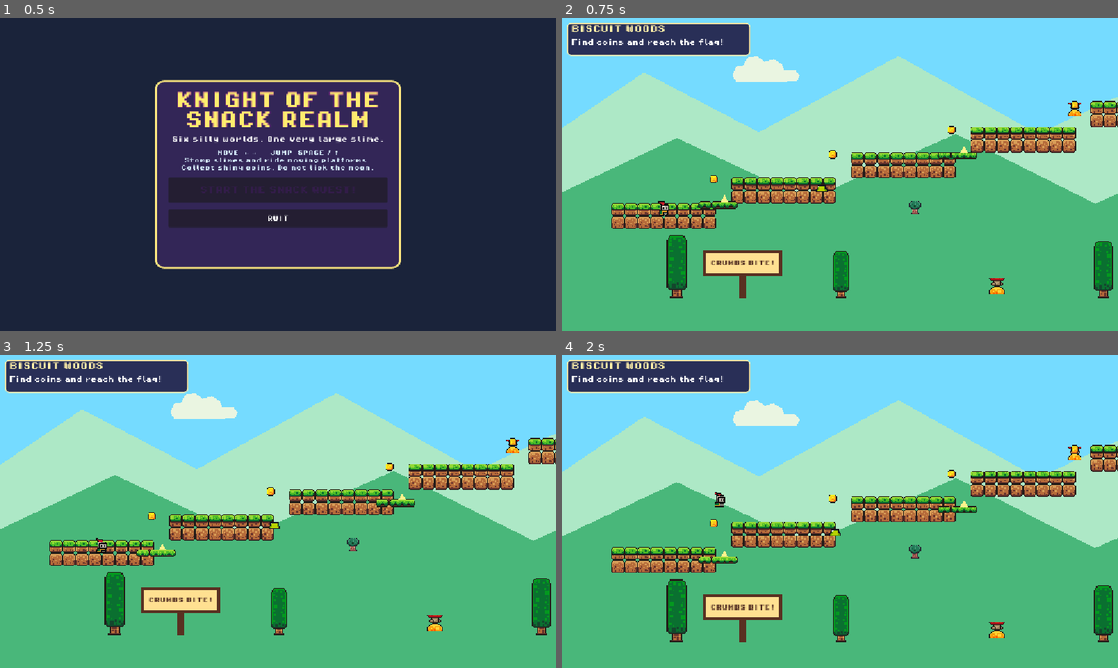
Above: before the commit, frames 1-4 (two rows, left to right).
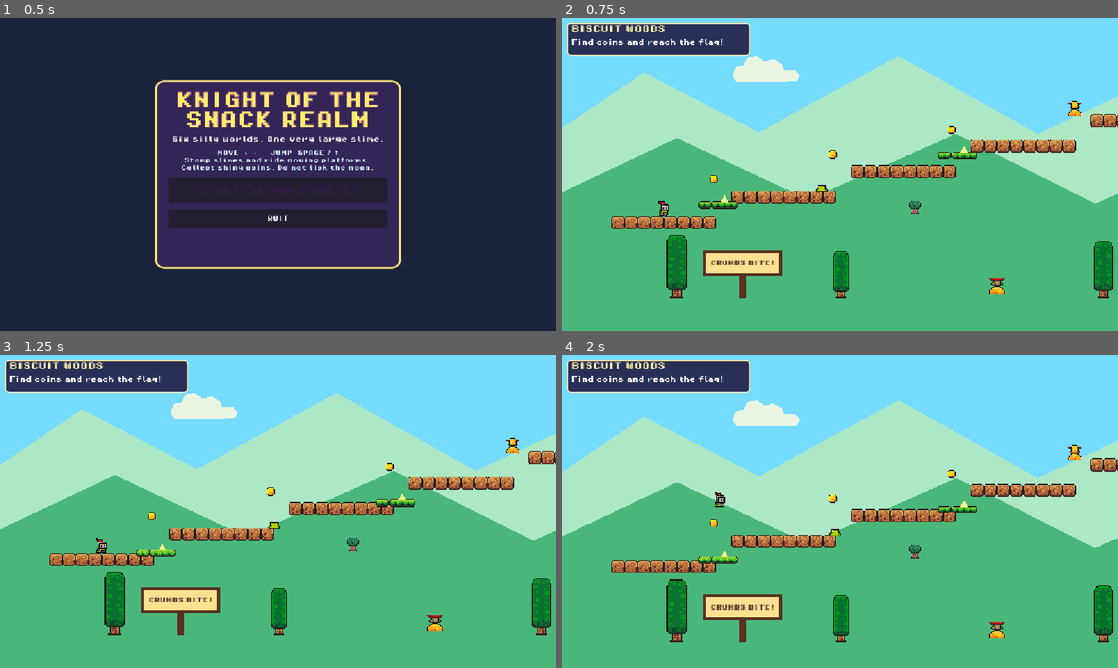
Above: after the commit, the same moments.

Repository: msveshnikov/godot-2d-game
Game: Godot game, scene res://scenes/game.tscn
Two runs of this game, one before a commit and one after it. Both use one fixed random seed, a clock stepped at 60 frames per second and the inputs below. Sound files missing from this copy of the repository are replaced by a short silence.
Inputs:
- Up to frame 1 (0.5 s): no input
- Up to frame 2 (0.75 s): click "START THE SNACK QUEST!" at 0.5 s
- Up to frame 3 (1.25 s): no input
- Up to frame 4 (2 s): tap Enter (ui_accept) at 1.25, 1.52 s; hold Right (ui_right) from 1.28 s (still down); tap R at 1.35 s

Frame 1 is identical in both runs. In frame 2, 3.0% of the frame differs, in the area x 8-100%, y 26-64%; in frame 3, 3.1%; in frame 4, 3.1%, in the area x 8-100%, y 28-66%.

Commit message:
Update platform positioning and remove unused face tiles logic

Diff:
--- a/scenes/objects/platform.tscn
+++ b/scenes/objects/platform.tscn
@@ -14,7 +14,7 @@
 shape = SubResource("RectangleShape2D_platform")
 
 [node name="TopTiles" type="Node2D" parent="."]
-position = Vector2(-56, -17)
+position = Vector2(-56, -1)
 
 [node name="Tile1" type="Sprite2D" parent="TopTiles"]
 position = Vector2(0, 0)
@@ -39,30 +39,3 @@
 
 [node name="Tile8" type="Sprite2D" parent="TopTiles"]
 position = Vector2(112, 0)
-
-[node name="FaceTiles" type="Node2D" parent="."]
-position = Vector2(-56, -1)
-
-[node name="Tile1" type="Sprite2D" parent="FaceTiles"]
-position = Vector2(0, 0)
-
-[node name="Tile2" type="Sprite2D" parent="FaceTiles"]
-position = Vector2(16, 0)
-
-[node name="Tile3" type="Sprite2D" parent="FaceTiles"]
-position = Vector2(32, 0)
-
-[node name="Tile4" type="Sprite2D" parent="FaceTiles"]
-position = Vector2(48, 0)
-
-[node name="Tile5" type="Sprite2D" parent="FaceTiles"]
-position = Vector2(64, 0)
-
-[node name="Tile6" type="Sprite2D" parent="FaceTiles"]
-position = Vector2(80, 0)
-
-[node name="Tile7" type="Sprite2D" parent="FaceTiles"]
-position = Vector2(96, 0)
-
-[node name="Tile8" type="Sprite2D" parent="FaceTiles"]
-position = Vector2(112, 0)
--- a/scripts/platform.gd
+++ b/scripts/platform.gd
@@ -7,10 +7,5 @@
 	for index in range(8):
 		var top := AtlasTexture.new()
 		top.atlas = TILE_ATLAS
-		top.region = Rect2(tile_column * 16, 0, 16, 16)
+		top.region = Rect2(tile_column * 16, 16, 16, 16)
 		$TopTiles.get_child(index).texture = top
-
-		var face := AtlasTexture.new()
-		face.atlas = TILE_ATLAS
-		face.region = Rect2(tile_column * 16, 16, 16, 16)
-		$FaceTiles.get_child(index).texture = face
Not shown, added: image.png.import
